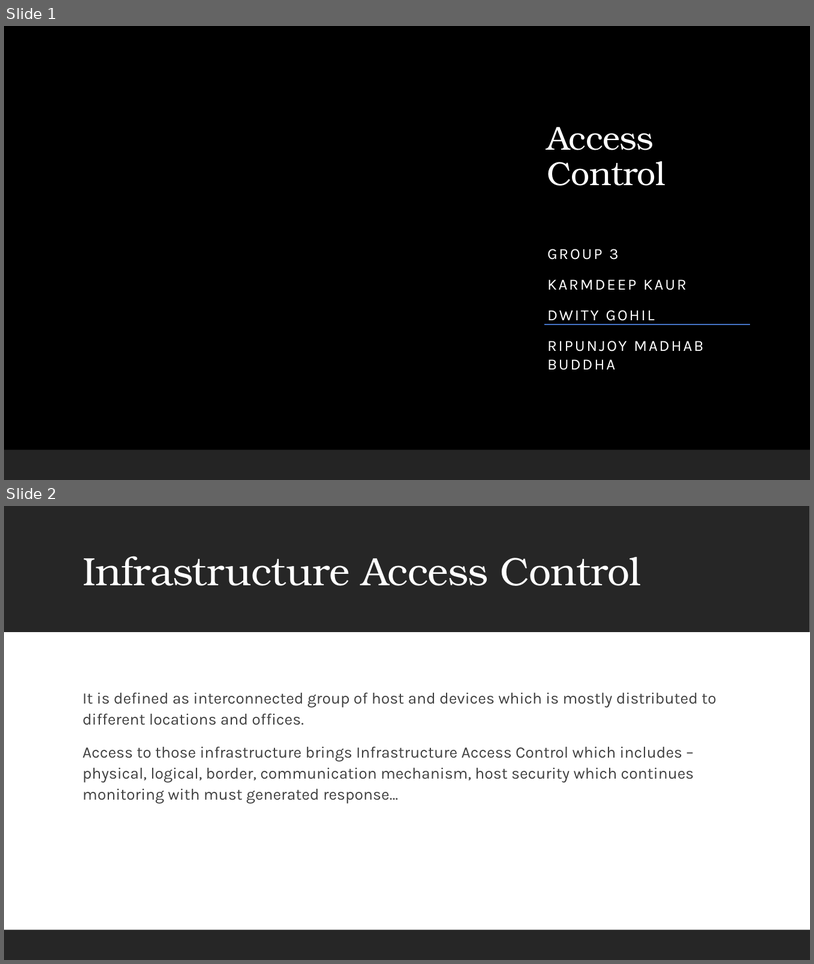
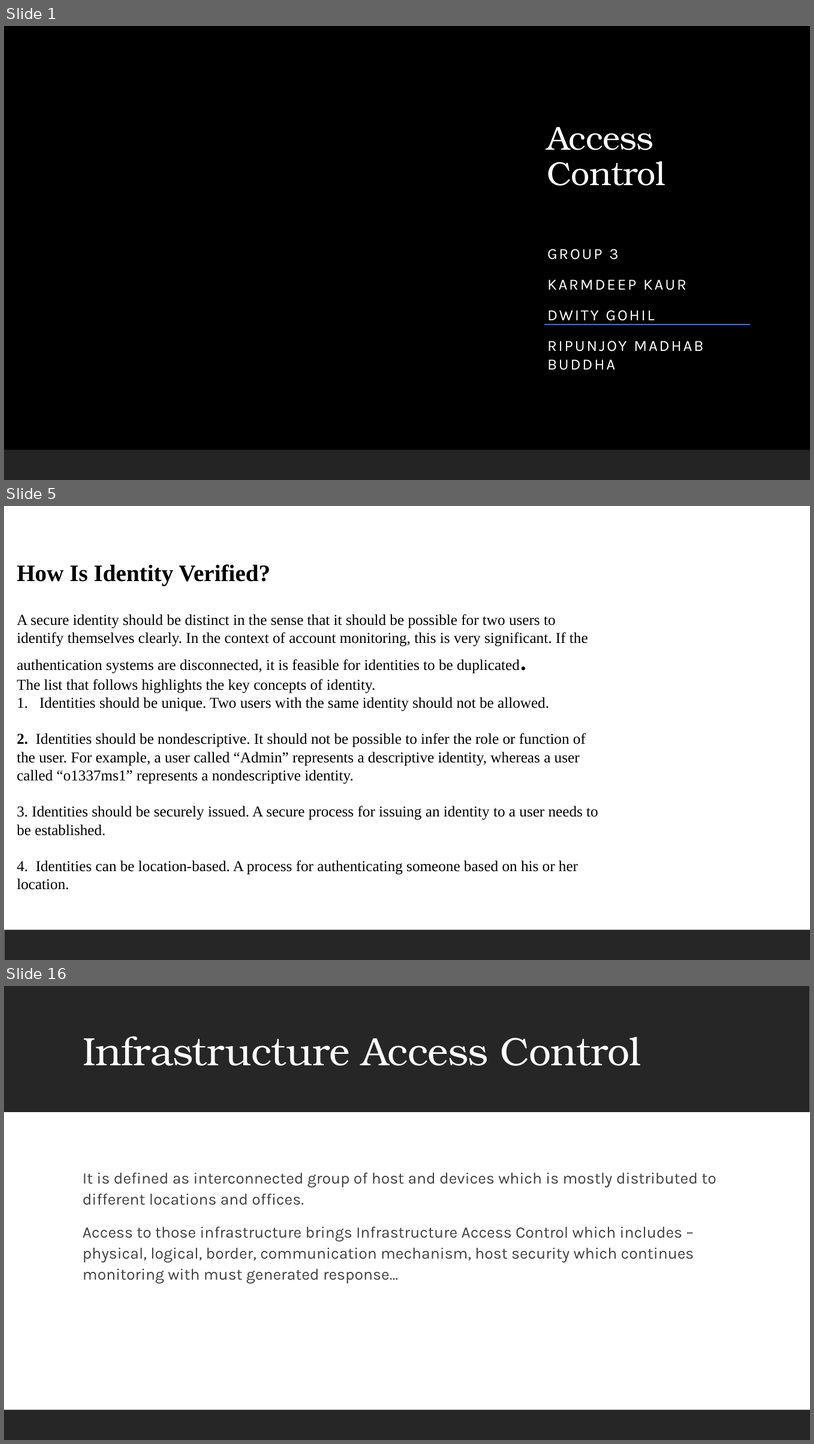
Before and after one commit to ronnie-1947/access-control-ppt, a slide deck: Access Control.pptx. Shown one above the other, each under a label of ours: slides 1 and 2 before the commit, slides 1, 5 and 16 after it; the slides between them are not shown. The pictures are 814x964 and 814x1444 pixels, drawn with LibreOffice and Linux fonts; fonts in the diff are those of the drawing; background and template pictures are left out. Boxes give left, top, right and bottom in pixels: in the first picture for what was removed or moved away, otherwise in the second. Text is boxed around its words. In the diff, an @@ line names an element or a change of style, - is before the commit and + after.

```diff
--- a/Access Control.pptx
+++ b/Access Control.pptx
@@ slide 5 added at box(4, 506, 810, 960), background #FFFFFF; not listed: 1 template element that a slide beside it also shows @@
@@ text added at box(17, 564, 599, 889), 18 pt, text #000000 @@
+How Is Identity Verified?
+A secure identity should be distinct in the sense that it should be possible for two users to identify themselves clearly. In the context of account monitoring, this is very significant. If the authentication systems are disconnected, it is feasible for identities to be duplicated.
+The list that follows highlights the key concepts of identity.
+1. Identities should be unique. Two users with the same identity should not be allowed.
+2. Identities should be nondescriptive. It should not be possible to infer the role or function of the user. For example, a user called “Admin” represents a descriptive identity, whereas a user called “o1337ms1” represents a nondescriptive identity.
+3. Identities should be securely issued. A secure process for issuing an identity to a user needs to be established.
+4. Identities can be location-based. A process for authenticating someone based on his or her location.
@@ what was slide 2 is now slide 16 @@
```
Also in this commit, not shown: 13 other slides added.
